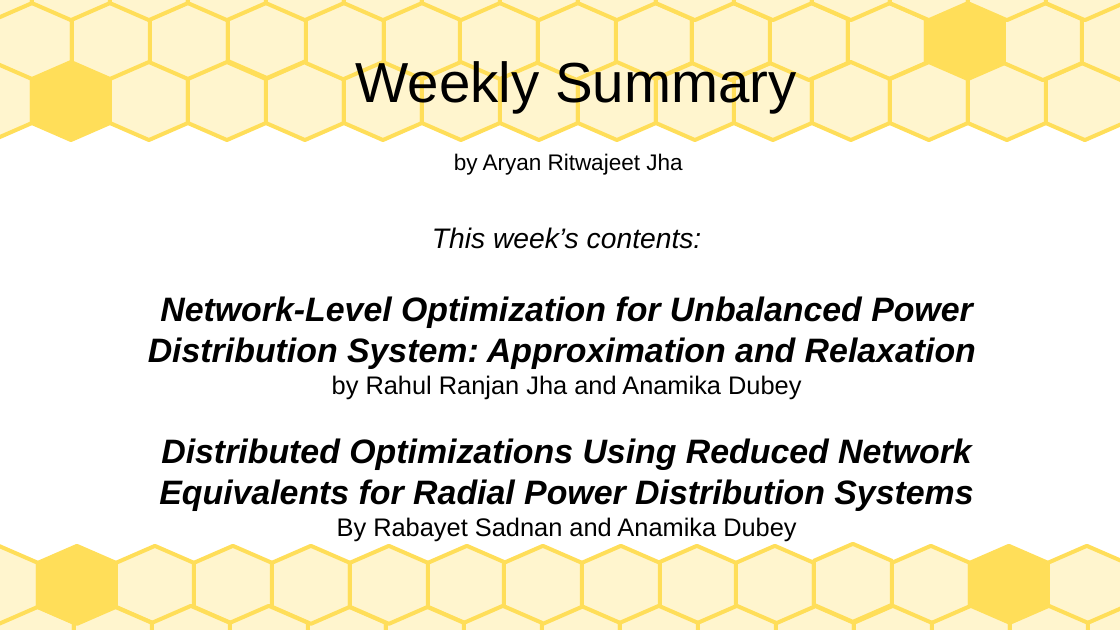
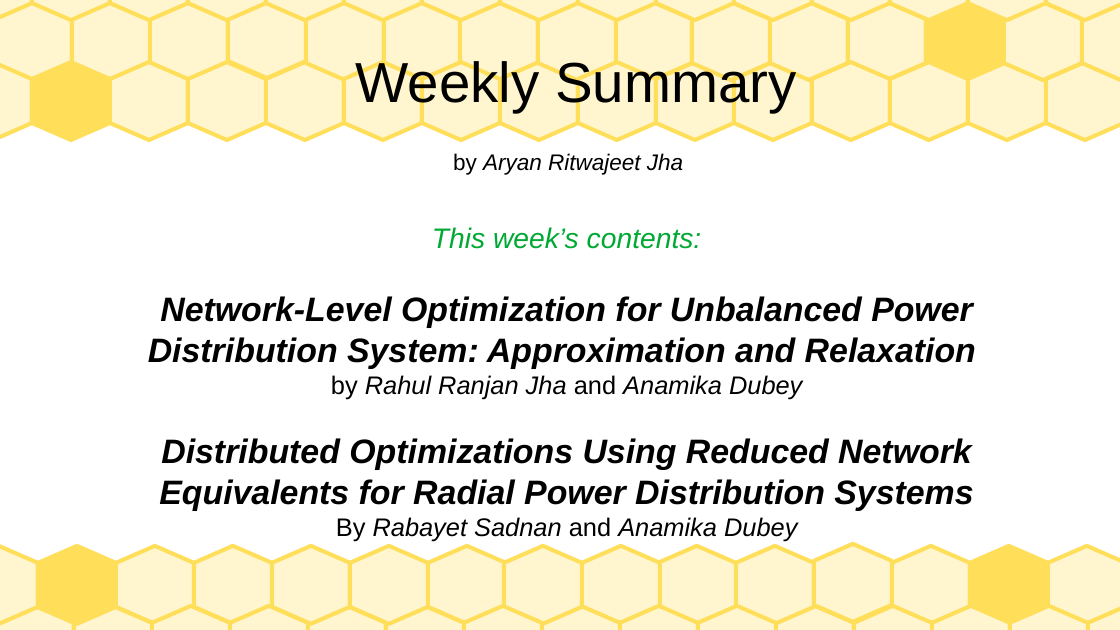
Before and after one commit to Realife-Brahmin/OriginalDocsHub, a slide deck: slide 5 of research_showcase/weeklyPresentation_aryan_ritwajeet_jha.odp (slide 2 before the commit). Drawn at 1120x630 pixels with LibreOffice and Linux fonts; fonts in the diff are those of the drawing. Boxes give left, top, right and bottom in pixels: in the first picture for what was removed or moved away, otherwise in the second. Text is boxed around its words. In the diff, an @@ line names an element or a change of style, - is before the commit and + after.

```diff
--- a/research_showcase/weeklyPresentation_aryan_ritwajeet_jha.odp
+++ b/research_showcase/weeklyPresentation_aryan_ritwajeet_jha.odp
@@ title "Weekly Summary by Aryan Ritwajeet ..." at (356,57,796,175): italic on in "Aryan Ritwajeet Jha" @@
@@ subtitle at (331,227,802,541): text colour #000000 to #00A933 in "This week’s contents:"; italic on in "Rahul Ranjan Jha Anamika Dubey", "Rabayet Sadnan Anamika Dubey" @@
```
Also in this commit, not shown: 1 other slide changed, 3 slides added, 1 other file.
